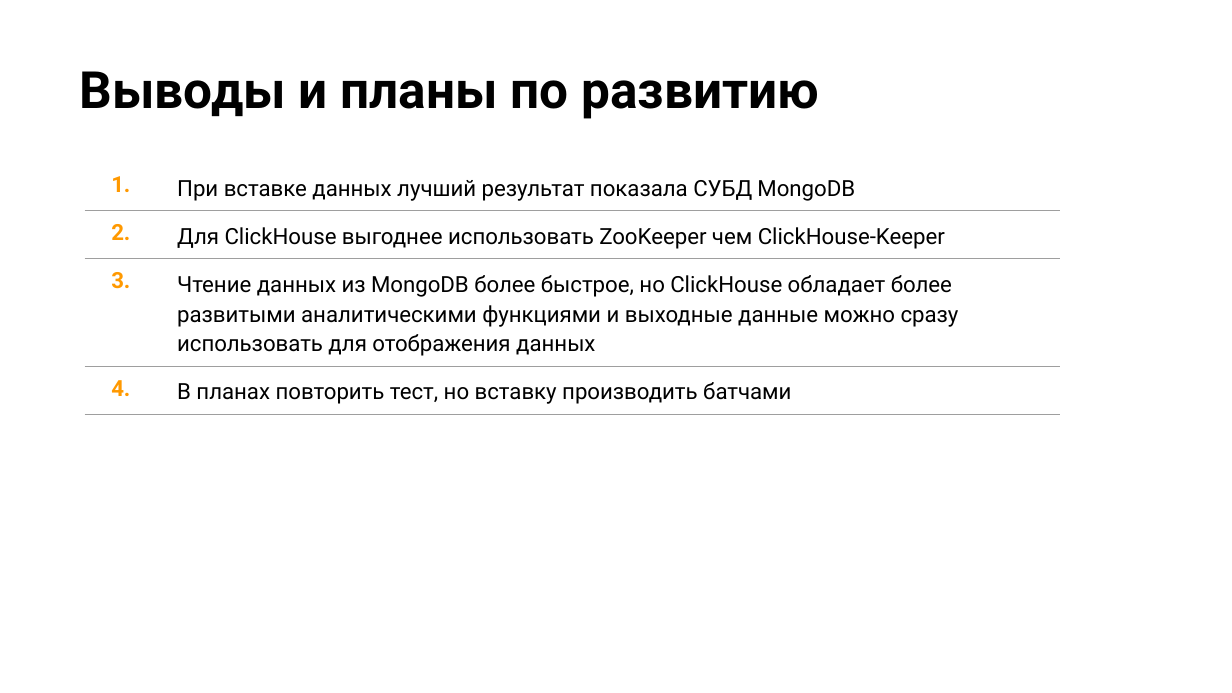
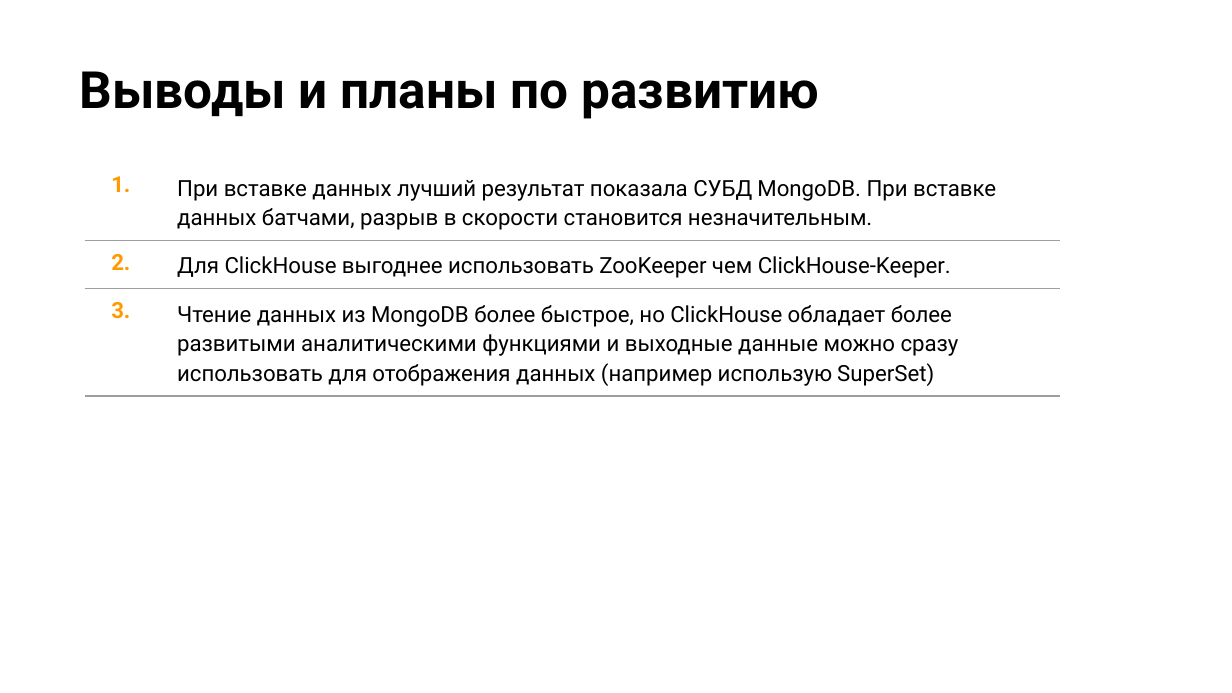
Before and after one commit to anton20044/NoSQL_FinalProject, a slide deck: slide 23 of Презентация.pptx (slide 21 before the commit). Drawn at 1232x693 pixels with LibreOffice and Linux fonts; fonts in the diff are those of the drawing; background and template pictures are left out. Boxes give left, top, right and bottom in pixels: in the first picture for what was removed or moved away, otherwise in the second. Text is boxed around its words. In the diff, an @@ line names an element or a change of style, - is before the commit and + after.

```diff
--- a/Презентация.pptx
+++ b/Презентация.pptx
@@ table at [85,163,1061,402] @@
-row 1: 1. | При вставке данных лучший результат показала СУБД MongoDB
-row 2: 2. | Для ClickHouse выгоднее использовать ZooKeeper чем ClickHouse-Keeper
-row 3: 3. | Чтение данных из MongoDB более быстрое, но ClickHouse обладает более развитыми аналитическими функциями и выходные данные можно сразу использовать для отображения данных
-row 4: 4. | В планах повторить тест, но вставку производить батчами
+row 1: 1. | При вставке данных лучший результат показала СУБД MongoDB. При вставке данных батчами, разрыв в скорости становится незначительным.
+row 2: 2. | Для ClickHouse выгоднее использовать ZooKeeper чем ClickHouse-Keeper.
+row 3: 3. | Чтение данных из MongoDB более быстрое, но ClickHouse обладает более развитыми аналитическими функциями и выходные данные можно сразу использовать для отображения данных (например использую SuperSet)
```
Also in this commit, not shown: 2 other slides changed, 2 slides added, 2 other files.
